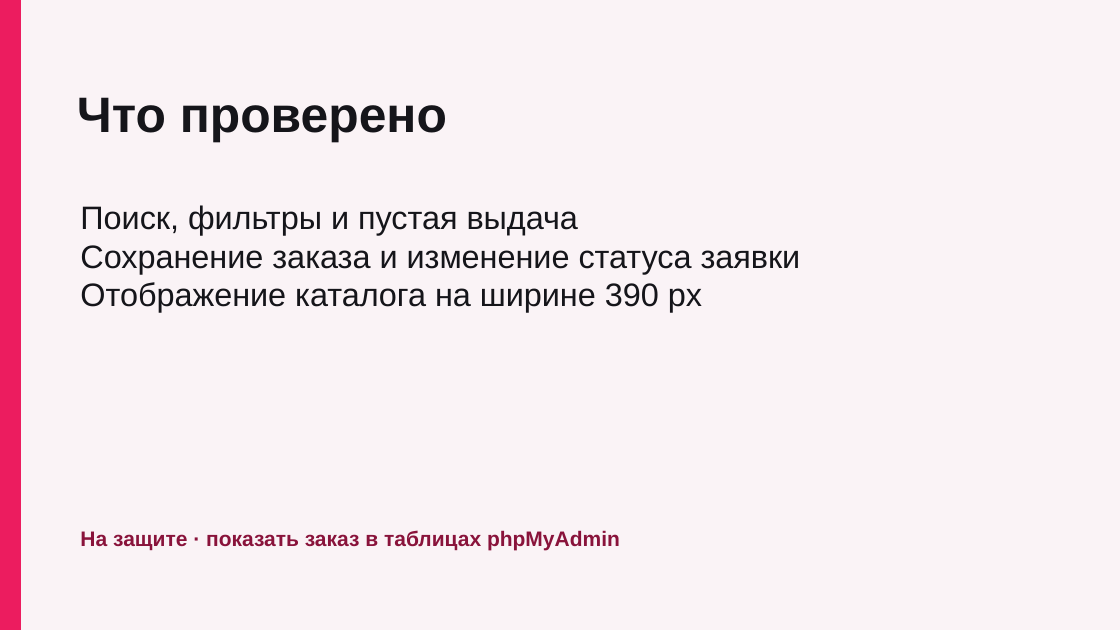
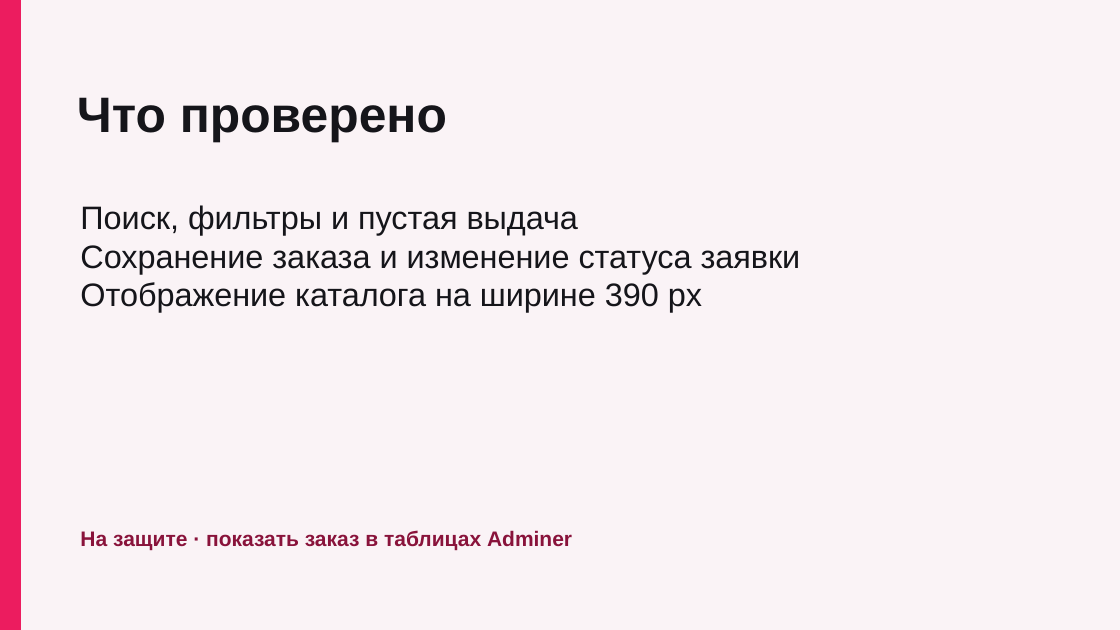
Before and after one commit to igorxmel/CollegeWebProgramming, a slide deck: slide 6 of Task 18th Project Finalization and Defense/Solution/Dream Sneakers.pptx. Drawn at 1120x630 pixels with LibreOffice and Linux fonts; fonts in the diff are those of the drawing. Boxes give left, top, right and bottom in pixels: in the first picture for what was removed or moved away, otherwise in the second. Text is boxed around its words. In the diff, an @@ line names an element or a change of style, - is before the commit and + after.

```diff
--- a/Task 18th Project Finalization and Defense/Solution/Dream Sneakers.pptx
+++ b/Task 18th Project Finalization and Defense/Solution/Dream Sneakers.pptx
@@ text at bbox=[80, 530, 572, 550]: text changed @@
-На защите · показать заказ в таблицах phpMyAdmin
+На защите · показать заказ в таблицах Adminer
```
Also in this commit, not shown: 1 other slide changed, 15 other files.
